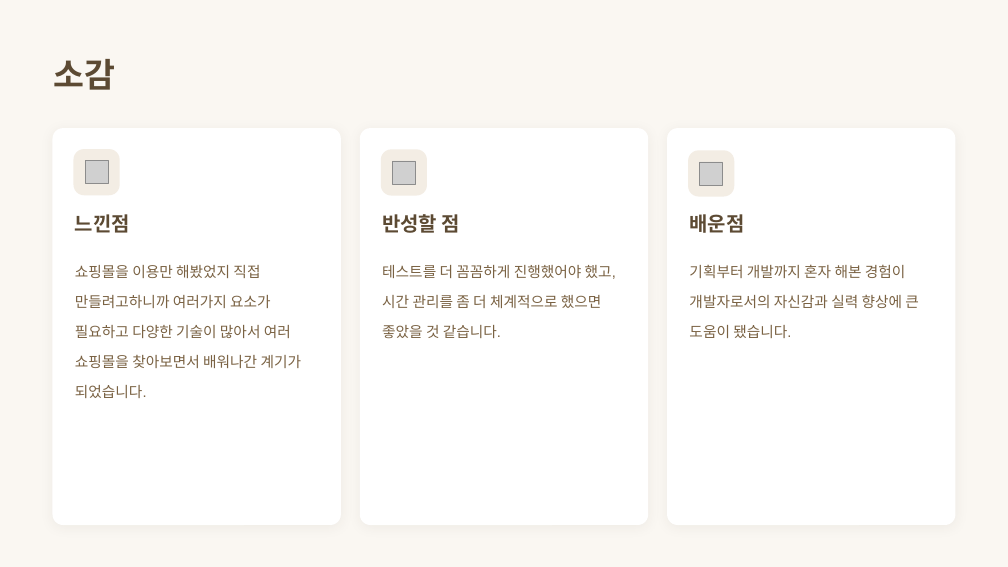
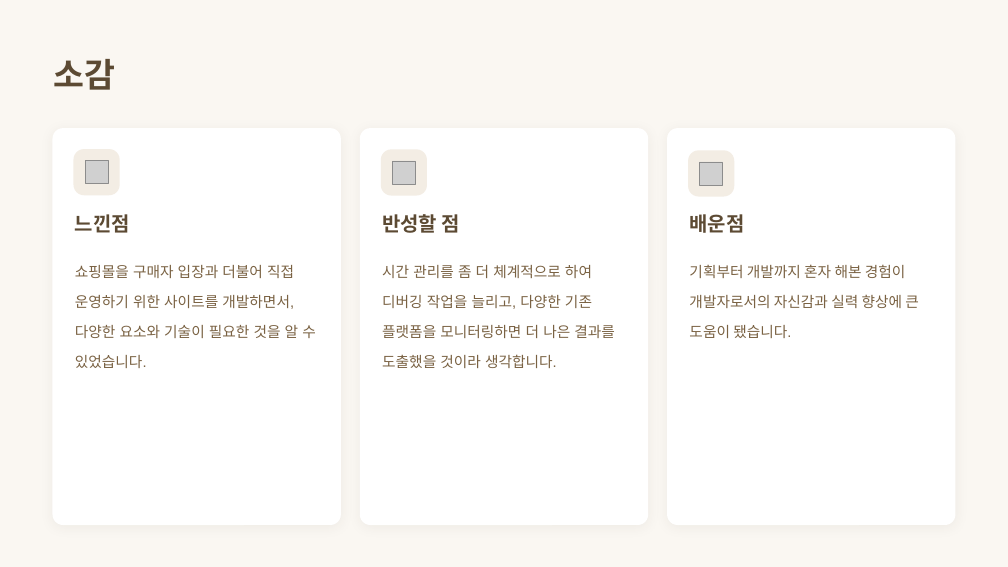
Before and after one commit to HaYul0611/varo-shopping-mall, a slide deck: slide 16 of tmp/프로젝트 제출양식/VARO_ShoppingMall.pptx (slide 14 before the commit). Drawn at 1008x567 pixels with LibreOffice and Linux fonts; fonts in the diff are those of the drawing; grey boxes stand for pictures. Boxes give left, top, right and bottom in pixels: in the first picture for what was removed or moved away, otherwise in the second. Text is boxed around its words. In the diff, an @@ line names an element or a change of style, - is before the commit and + after.

```diff
--- a/tmp/프로젝트 제출양식/VARO_ShoppingMall.pptx
+++ b/tmp/프로젝트 제출양식/VARO_ShoppingMall.pptx
@@ text at (x1=75, y1=265, x2=316, y2=368): text changed @@
-쇼핑몰을 이용만 해봤었지 직접 만들려고하니까 여러가지 요소가 필요하고 다양한 기술이 많아서 여러 쇼핑몰을 찾아보면서 배워나간 계기가 되었습니다.
+쇼핑몰을 구매자 입장과 더불어 직접 운영하기 위한 사이트를 개발하면서, 다양한 요소와 기술이 필요한 것을 알 수 있었습니다.
@@ text at (x1=382, y1=265, x2=615, y2=368): text changed @@
-테스트를 더 꼼꼼하게 진행했어야 했고, 시간 관리를 좀 더 체계적으로 했으면 좋았을 것 같습니다.
+시간 관리를 좀 더 체계적으로 하여
+디버깅 작업을 늘리고, 다양한 기존 플랫폼을 모니터링하면 더 나은 결과를 도출했을 것이라 생각합니다.
```
Also in this commit, not shown: 12 other slides changed, 2 slides added, 8 other files.
